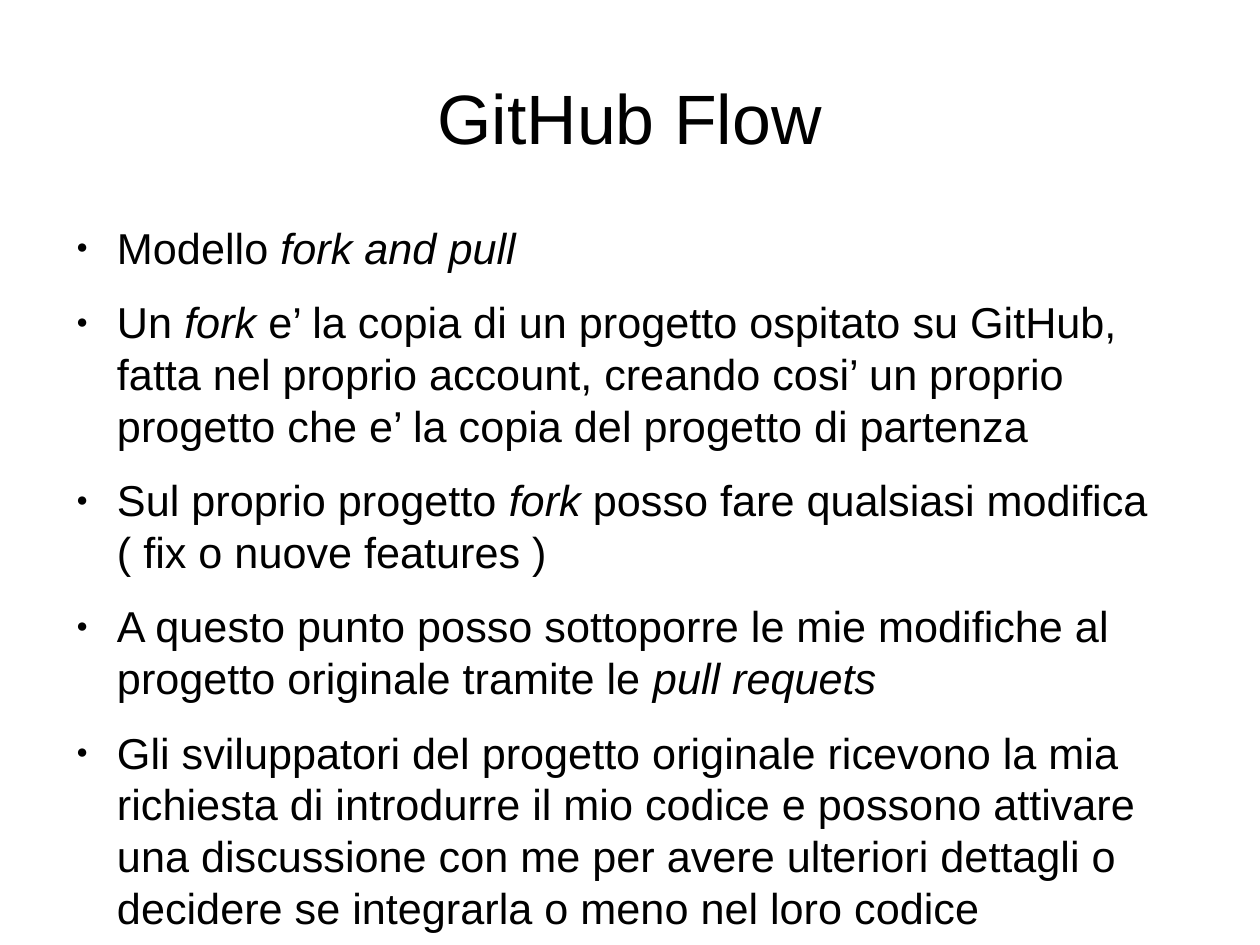
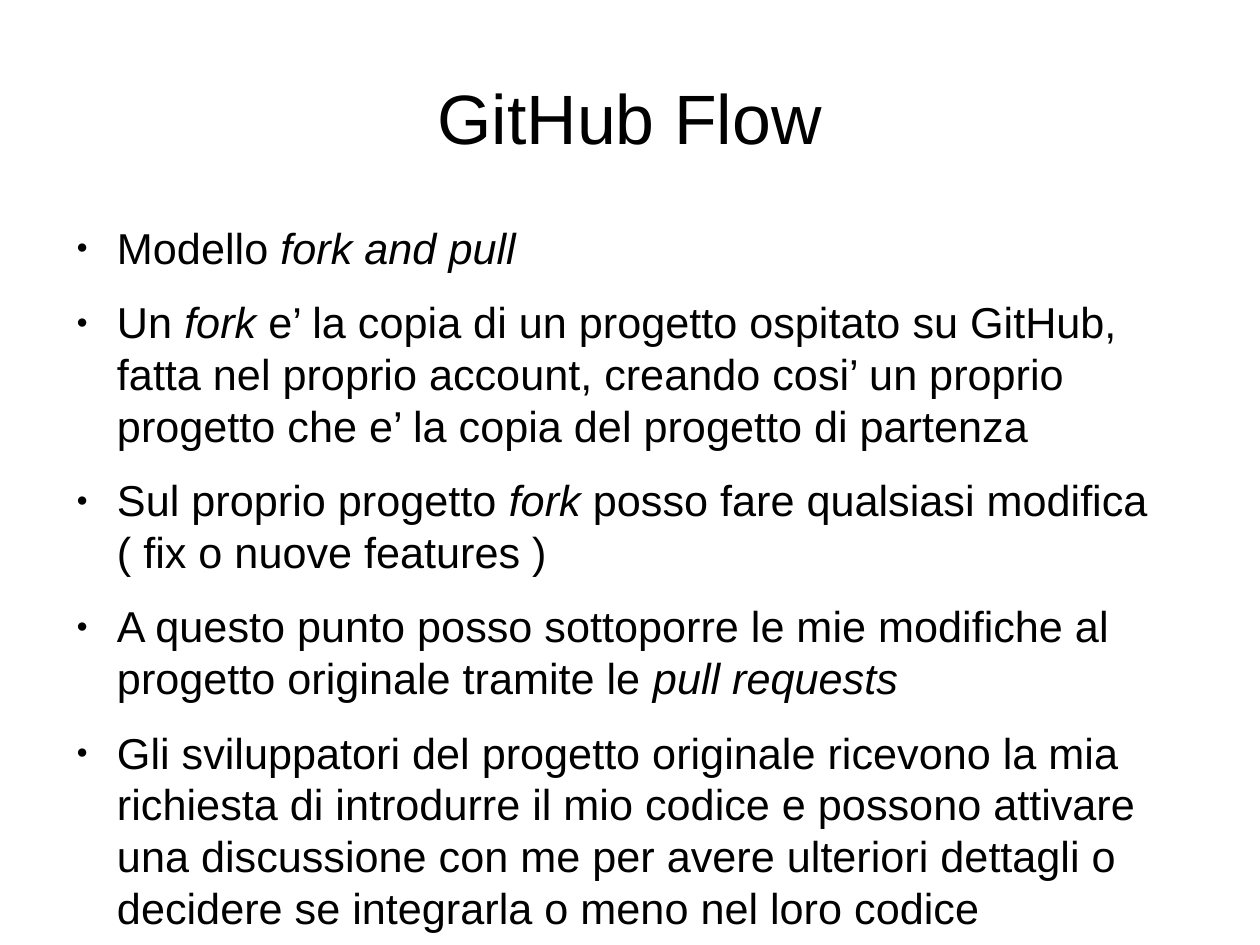
Before and after one commit to lucamariani/corso_diapositive, a slide deck: slide 2 of github.odp. Drawn at 1260x945 pixels with LibreOffice and Linux fonts; fonts in the diff are those of the drawing. Boxes give left, top, right and bottom in pixels: in the first picture for what was removed or moved away, otherwise in the second. Text is boxed around its words. In the diff, an @@ line names an element or a change of style, - is before the commit and + after.

```diff
--- a/github.odp
+++ b/github.odp
@@ text at bbox=[117, 610, 1109, 703]: text changed @@
-● A questo punto posso sottoporre le mie modifiche al progetto originale tramite le pull requets
+● A questo punto posso sottoporre le mie modifiche al progetto originale tramite le pull requests
```
Also in this commit, not shown: 4 other slides changed, 1 other file.
